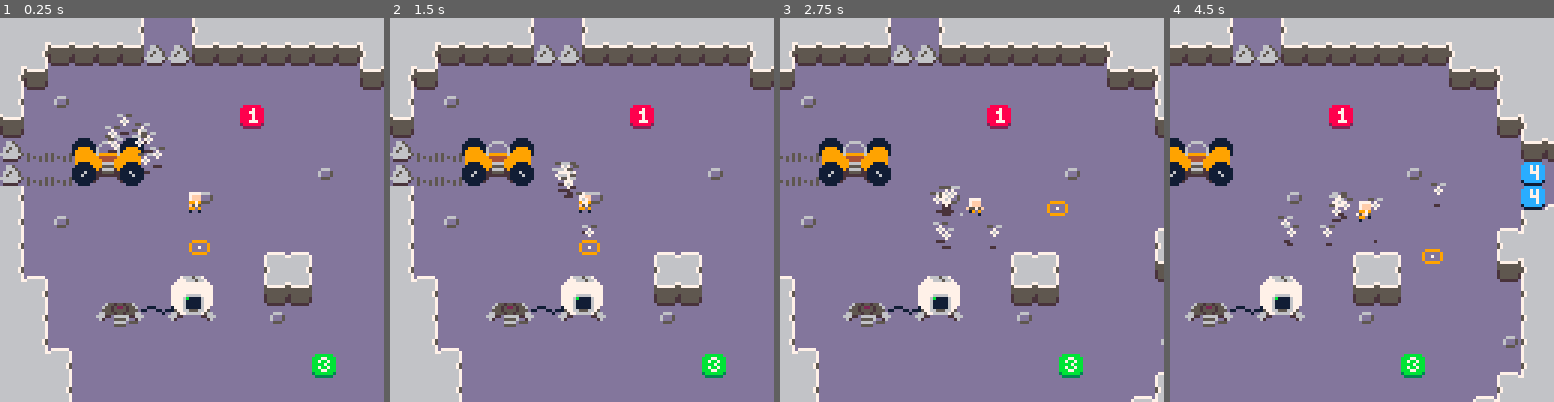
Above: before the commit, frames 1-4 (left to right).
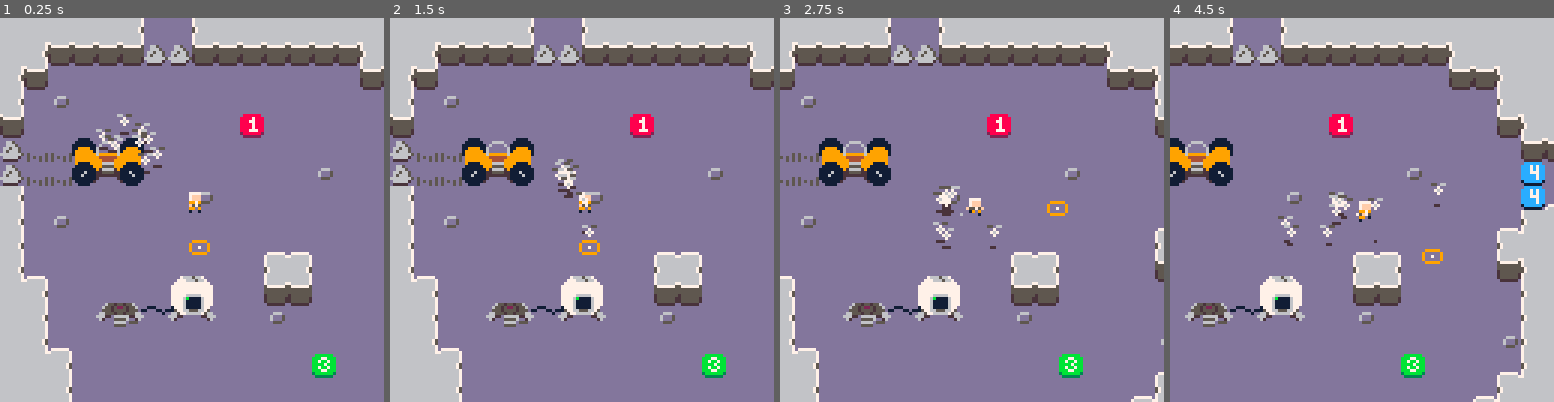
Above: after the commit, the same moments.

Repository: kevinthompson/moonbreak-p8
Game: PICO-8 cartridge moonbreak.p8
Two runs of this game, one before a commit and one after it. Both use one fixed random seed, a clock stepped at 60 frames per second and the inputs below.
Inputs:
- Up to frame 1 (0.25 s): no input
- Up to frame 2 (1.5 s): tap X (X key) at 0.33, 1.07 s; tap O (Z key) at 0.7 s
- Up to frame 3 (2.75 s): hold Right 1.6-2.1 s; tap O (Z key) at 1.7, 2.1, 2.5 s; tap X (X key) at 1.85 s; hold Up 2.15-2.42 s; hold Right from 2.47 s (still down)
- Up to frame 4 (4.5 s): tap O (Z key) every 0.4 s from 2.9 to 4.1 s; tap X (X key) at 2.97, 4.08 s; release Right at 3.03 s; hold Left 3.08-3.58 s; hold Down 3.63-3.97 s; hold Right from 4.02 s (still down)

The runs differ from the first frame. In frame 1, 0.5% of the frame differs, in the area x 25-69%, y 22-35%; in frame 2, 0.4%; in frame 3, 0.4%; in frame 4, 0.5%.

Commit message:
fix: disable corner pathing due to map collision issues

Diff:
--- a/scripts/entities/bot.lua
+++ b/scripts/entities/bot.lua
@@ -1,8 +1,6 @@
 bot = entity:extend({
   width = 5,
   height = 4,
-
-  map_collision = true,
 
   follow_distance = 8,
 
@@ -115,6 +113,7 @@
         if e.type == objective
         and ccol({ x=x, y=y, r=target_radius }, e) then
           _ENV:carry(e)
+          break
         end
       end
 
--- a/scripts/entities/cursor.lua
+++ b/scripts/entities/cursor.lua
@@ -4,6 +4,7 @@
   width = 1,
   height = 1,
   map_collision = true,
+  entity_collision = true,
   speed = .8,
   recall_radius = 0,
 
@@ -69,7 +70,7 @@
         and ccol({x=x,y=y,r=recall_radius},{x=e.x,y=e.y,r=1})
         and count(player.bots,e) <= 0
         then
-          if (e.targte) del(e.target.bots, e)
+          if (e.target) del(e.target.bots, e)
           add(player.bots,e)
           e.state = "follow"
           e.target = player
--- a/scripts/entities/entity.lua
+++ b/scripts/entities/entity.lua
@@ -54,6 +54,7 @@
   -- instance methods
   init = function(_ENV)
     add(entity.objects,_ENV)
+    path = {}
   end,
 
   update = function(_ENV)
--- a/scripts/entities/objective.lua
+++ b/scripts/entities/objective.lua
@@ -8,7 +8,7 @@
   energy_count = 5,
   bots_required = 3,
 
-  hitbox = {-4,4,-4,1},
+  hitbox = {-4,4,-7,1},
 
   on_follow_stop = function(_ENV)
     state = "idle"
@@ -17,6 +17,11 @@
       b.state = "follow"
       add(player.bots, b)
     end
+    bots = {}
+  end,
+
+  init = function(_ENV)
+    entity.init(_ENV)
     bots = {}
   end,
 
@@ -88,9 +93,6 @@
         bot.x = lerp(bot.x, x + cos(a) * 5, .2)
         bot.y = lerp(bot.y, y + sin(a) * 5, .2)
       end
-
-      -- bots are recalled or reached target
-      if (#bots == 0) state = "idle"
     end
   }
 })
--- a/scripts/entities/player.lua
+++ b/scripts/entities/player.lua
@@ -5,6 +5,7 @@
   height = 2,
   follow_distance = 24,
   map_collision = true,
+  entity_collision = true,
 
   speed=0.5,
   bots = {},
--- a/scripts/scenes/game.lua
+++ b/scripts/scenes/game.lua
@@ -11,7 +11,7 @@
         if tile == 19 then
           objective:new({
             x = 4 + mx * 8,
-            y = 4 + my * 8
+            y = 7 + my * 8
           })
 
           mset(mx,my,0)
--- a/scripts/utilities/helpers.lua
+++ b/scripts/utilities/helpers.lua
@@ -102,7 +102,7 @@
 
   local open_list = {start_node}
   local closed_list = {}
-  local max_iterations = 1000
+  local max_iterations = 128
   local iteration = 1
 
   -- loop until we find the end
@@ -202,7 +202,14 @@
 })
 
 adjacent_positions = {
-  {0,-1},{0,1},{-1,0},
-  {1,0}, {-1,-1}, {-1,1},
-  {1,-1}, {1,1}
+  {0,-1},
+  {0,1},
+  {-1,0},
+  {1,0},
+  --[[ disable corner pathing
+    {-1,-1},
+    {-1,1},
+    {1,-1},
+    {1,1}
+  ]]
 }
